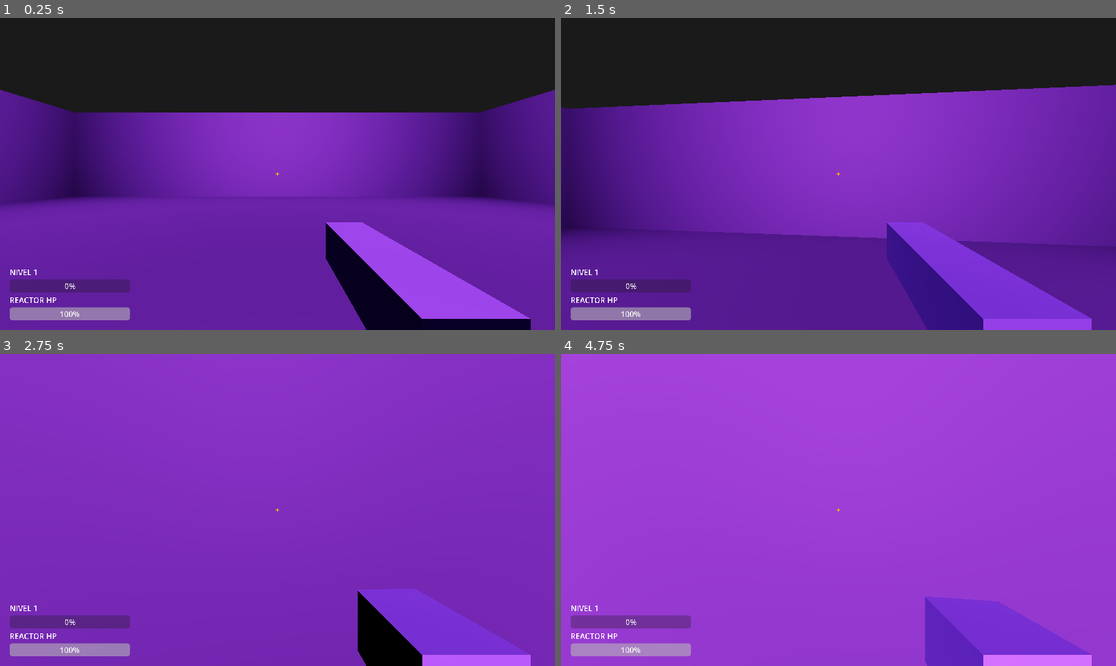
Above: before the commit, frames 1-4 (two rows, left to right).
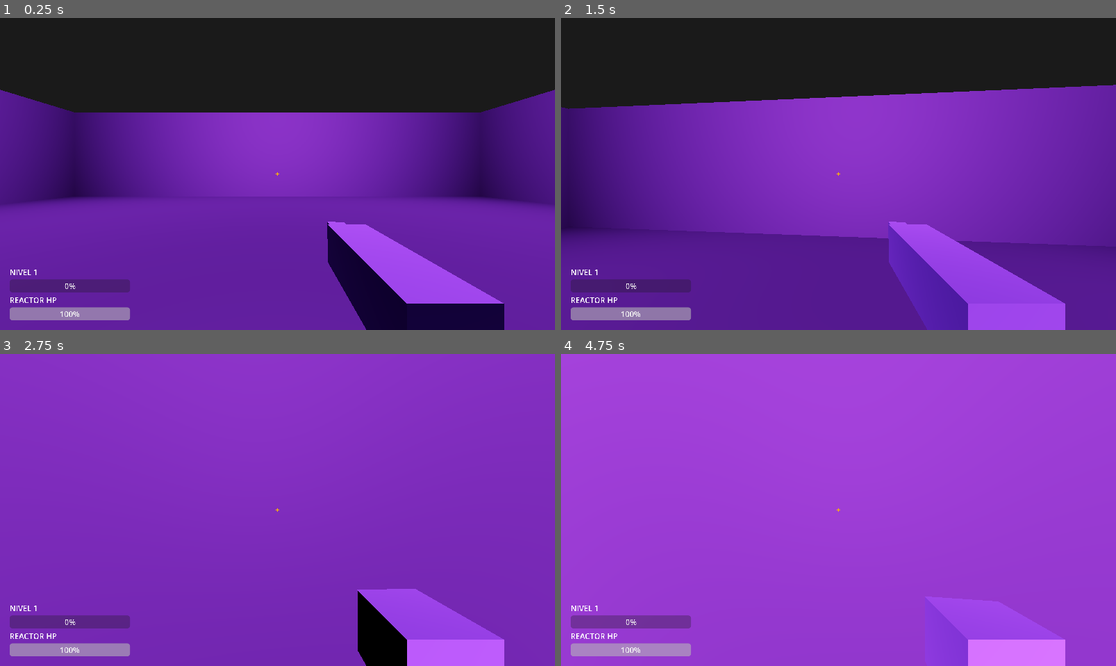
Above: after the commit, the same moments.

Repository: vTrxn/COREBREAKER
Game: Godot game, scene res://Mundo.tscn
The game is run twice, just before and just after one commit, with the same random seed, the same clock (stepped at 60 frames per second) and the same inputs. Sound files missing from this copy of the repository are replaced by a short silence.
Inputs (mouse positions are in pixels of both pictures, inside the frame that each line leads up to):
- Up to frame 1 (0.25 s): no input
- Up to frame 2 (1.5 s): tap Enter at 0.5 s; move the mouse to (866, 174) at 0.52 s; hold W (move_up) from 0.53 s (still down); tap Shift (dash) at 0.6, 1.35 s; tap Space (saltar) at 0.77 s; move the mouse to (810, 174) at 1.27 s
- Up to frame 3 (2.75 s): keep holding W (move_up); tap Space (saltar) at 1.52 s; move the mouse to (288, 503) at 2.02 s; hold Ctrl (deslizar) from 2.03 s (still down); tap Shift (dash) at 2.3 s
- Up to frame 4 (4.75 s): keep holding W (move_up); move the mouse to (832, 516) at 2.77 s; release Ctrl (deslizar) at 2.78 s; click (832, 516) at 2.85 s; tap Space (saltar) at 3.02, 3.5, 3.77, 4.52 s; tap Shift (dash) at 3.05, 3.8, 4.55 s; move the mouse to (877, 513) at 3.52 s; tap T at 3.6 s; tap Enter at 4.25 s; move the mouse to (794, 506) at 4.27 s; tap 1 at 4.35 s

The runs differ from the first frame. In frame 1, 1.3% of the frame differs, in the area x 58-96%, y 65-100%; in frame 2, 6.5%; in frame 3, 3.5%; in frame 4, 4.4%.

Commit message:
se agregaron balas con recorrido y trayectoria visible

Diff:
--- /dev/null
+++ b/BalaJugador.tscn
@@ -0,0 +1,28 @@
+[gd_scene load_steps=5 format=3]
+
+[ext_resource type="Script" path="res://scripts/bala_jugador.gd" id="1_bala"]
+
+[sub_resource type="SphereShape3D" id="SphereShape3D_1"]
+radius = 0.15
+
+[sub_resource type="CylinderMesh" id="CylinderMesh_tracer"]
+top_radius = 0.03
+bottom_radius = 0.03
+height = 0.75
+
+[sub_resource type="StandardMaterial3D" id="StandardMaterial3D_glow"]
+shading_mode = 0
+albedo_color = Color(1, 0.717647, 0.0117647, 1)
+
+[node name="BalaJugador" type="Area3D"]
+collision_layer = 2
+collision_mask = 17
+script = ExtResource("1_bala")
+
+[node name="CollisionShape3D" type="CollisionShape3D" parent="."]
+shape = SubResource("SphereShape3D_1")
+
+[node name="MeshInstance3D" type="MeshInstance3D" parent="."]
+transform = Transform3D(1, 0, 0, 0, -4.37114e-08, 1, 0, -1, -4.37114e-08, 0, 0, 0)
+mesh = SubResource("CylinderMesh_tracer")
+surface_material_override/0 = SubResource("StandardMaterial3D_glow")
--- a/Jugador.tscn
+++ b/Jugador.tscn
@@ -1,12 +1,12 @@
-[gd_scene load_steps=12 format=3]
+[gd_scene format=3 uid="uid://b46mg0w723jbl"]
 
-[ext_resource type="Script" path="res://scripts/jugador.gd" id="1_jug"]
-[ext_resource type="Script" path="res://scripts/luz_jugador.gd" id="2_luz"]
-[ext_resource type="AudioStream" path="res://audio/disparo.mp3" id="3_disp"]
-[ext_resource type="AudioStream" path="res://audio/salto.mp3" id="4_salt"]
-[ext_resource type="AudioStream" path="res://audio/dash.mp3" id="5_dash"]
-[ext_resource type="AudioStream" path="res://audio/pasos.mp3" id="6_paso"]
-[ext_resource type="AudioStream" path="res://audio/respiracion_baja_vida.mp3" id="7_resp"]
+[ext_resource type="Script" uid="uid://deq188qkpiuam" path="res://scripts/jugador.gd" id="1_jug"]
+[ext_resource type="Script" uid="uid://c34jpct3y7c3q" path="res://scripts/luz_jugador.gd" id="2_luz"]
+[ext_resource type="AudioStream" uid="uid://2tsjniyvn1qk" path="res://audio/disparo.mp3" id="3_disp"]
+[ext_resource type="AudioStream" uid="uid://crs31ddfkgbjd" path="res://audio/salto.mp3" id="4_salt"]
+[ext_resource type="AudioStream" uid="uid://bhnkdf3o0bkae" path="res://audio/dash.mp3" id="5_dash"]
+[ext_resource type="AudioStream" uid="uid://cngkp1q1ye8wc" path="res://audio/pasos.mp3" id="6_paso"]
+[ext_resource type="AudioStream" uid="uid://bm8p5ggwajljf" path="res://audio/respiracion_baja_vida.mp3" id="7_resp"]
 
 [sub_resource type="CapsuleShape3D" id="CapsuleShape3D_1"]
 radius = 0.4
@@ -17,57 +17,69 @@
 height = 1.8
 
 [sub_resource type="BoxMesh" id="BoxMesh_arma"]
-size = Vector3(0.12, 0.12, 0.45)
+size = Vector3(0.12, 0.12, 0.39833984)
 
 [sub_resource type="StandardMaterial3D" id="StandardMaterial3D_arma"]
 albedo_color = Color(0.22, 0.24, 0.28, 1)
-roughness = 0.6
+emission_energy_multiplier = 5.4
 
-[node name="Jugador" type="CharacterBody3D" groups=["jugador"]]
+[node name="Jugador" type="CharacterBody3D" unique_id=469313503 groups=["jugador"]]
 collision_layer = 8
 collision_mask = 3
 script = ExtResource("1_jug")
 
-[node name="CollisionShape3D" type="CollisionShape3D" parent="."]
+[node name="CollisionShape3D" type="CollisionShape3D" parent="." unique_id=2004513751]
 transform = Transform3D(1, 0, 0, 0, 1, 0, 0, 0, 1, 0, 0.9, 0)
 shape = SubResource("CapsuleShape3D_1")
 
-[node name="MeshInstance3D" type="MeshInstance3D" parent="."]
+[node name="MeshInstance3D" type="MeshInstance3D" parent="." unique_id=2114060994]
 transform = Transform3D(1, 0, 0, 0, 1, 0, 0, 0, 1, 0, 0.9, 0)
 mesh = SubResource("CapsuleMesh_1")
 
-[node name="Camera3D" type="Camera3D" parent="."]
+[node name="Camera3D" type="Camera3D" parent="." unique_id=1375714489]
 transform = Transform3D(1, 0, 0, 0, 1, 0, 0, 0, 1, 0, 1.6, 0)
 
-[node name="RayCast3D" type="RayCast3D" parent="Camera3D"]
+[node name="RayCast3D" type="RayCast3D" parent="Camera3D" unique_id=14069356]
 target_position = Vector3(0, 0, -15)
 collision_mask = 17
 
-[node name="LuzJugador" type="SpotLight3D" parent="Camera3D"]
+[node name="LuzJugador" type="SpotLight3D" parent="Camera3D" unique_id=1579210230]
 script = ExtResource("2_luz")
 
-[node name="Arma" type="MeshInstance3D" parent="Camera3D"]
+[node name="Arma" type="MeshInstance3D" parent="Camera3D" unique_id=1130254928]
 transform = Transform3D(1, 0, 0, 0, 1, 0, 0, 0, 1, 0.22, -0.22, -0.45)
 mesh = SubResource("BoxMesh_arma")
 surface_material_override/0 = SubResource("StandardMaterial3D_arma")
 
-[node name="LuzDisparo" type="OmniLight3D" parent="Camera3D"]
+[node name="Arma2" type="MeshInstance3D" parent="Camera3D/Arma" unique_id=46061042]
+transform = Transform3D(0.25, 0, 0, 0, 0.25, 0, 0, 0, 0.25, -0.010767683, 0.020094752, -0.28552628)
+mesh = SubResource("BoxMesh_arma")
+skeleton = NodePath("../Arma")
+surface_material_override/0 = SubResource("StandardMaterial3D_arma")
+
+[node name="Arma" type="MeshInstance3D" parent="Camera3D/Arma" unique_id=262039185]
+transform = Transform3D(0.5, 0, 0, 0, 0.5, 0, 0, 0, 0.5, -0.0071784556, 0.013396502, -0.19465584)
+mesh = SubResource("BoxMesh_arma")
+surface_material_override/0 = SubResource("StandardMaterial3D_arma")
+metadata/_edit_group_ = true
+
+[node name="LuzDisparo" type="OmniLight3D" parent="Camera3D" unique_id=1401295889]
 transform = Transform3D(1, 0, 0, 0, 1, 0, 0, 0, 1, 0.22, -0.22, -0.7)
 light_color = Color(1, 0.717647, 0.0117647, 1)
 light_energy = 0.0
 omni_range = 3.0
 
-[node name="AudioDisparo" type="AudioStreamPlayer" parent="."]
+[node name="AudioDisparo" type="AudioStreamPlayer" parent="." unique_id=1423169922]
 stream = ExtResource("3_disp")
 
-[node name="AudioSalto" type="AudioStreamPlayer" parent="."]
+[node name="AudioSalto" type="AudioStreamPlayer" parent="." unique_id=994046614]
 stream = ExtResource("4_salt")
 
-[node name="AudioDash" type="AudioStreamPlayer" parent="."]
+[node name="AudioDash" type="AudioStreamPlayer" parent="." unique_id=406714734]
 stream = ExtResource("5_dash")
 
-[node name="AudioPasos" type="AudioStreamPlayer" parent="."]
+[node name="AudioPasos" type="AudioStreamPlayer" parent="." unique_id=1138614317]
 stream = ExtResource("6_paso")
 
-[node name="AudioRespiracion" type="AudioStreamPlayer" parent="."]
+[node name="AudioRespiracion" type="AudioStreamPlayer" parent="." unique_id=1746471085]
 stream = ExtResource("7_resp")
--- /dev/null
+++ b/scripts/bala_jugador.gd
@@ -0,0 +1,27 @@
+class_name BalaJugador
+extends Area3D
+@export var vel: float = 55.0
+@export var dmg: float = 15.0
+@export var rango_max: float = 15.0
+var dir: Vector3 = Vector3.FORWARD
+var dist_viajada: float = 0.0
+var p: CharacterBody3D = null
+func _ready() -> void:
+	collision_layer = 2
+	collision_mask = 1 | 16
+	body_entered.connect(_on_hit)
+func _physics_process(delta: float) -> void:
+	var paso := vel * delta
+	global_position += dir * paso
+	dist_viajada += paso
+	if dist_viajada >= rango_max:
+		queue_free()
+func _on_hit(cuerpo: Node) -> void:
+	if cuerpo.is_in_group("enemigos"):
+		if cuerpo.has_method("recibir_dano"):
+			cuerpo.recibir_dano(dmg)
+		if p and p.has_method("notificar_impacto"):
+			p.notificar_impacto(global_position, dmg)
+		queue_free()
+	elif cuerpo is StaticBody3D:
+		queue_free()
